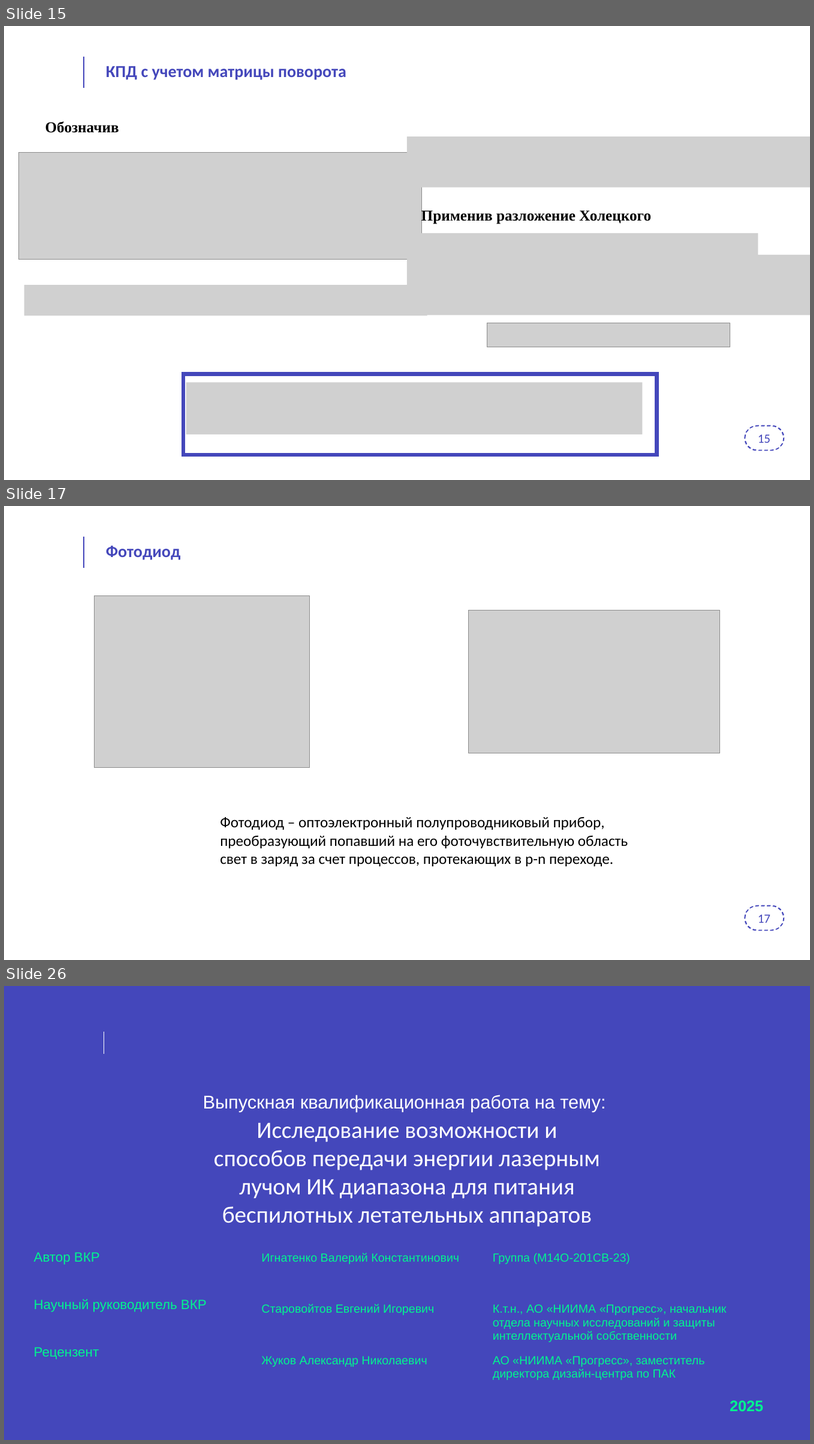
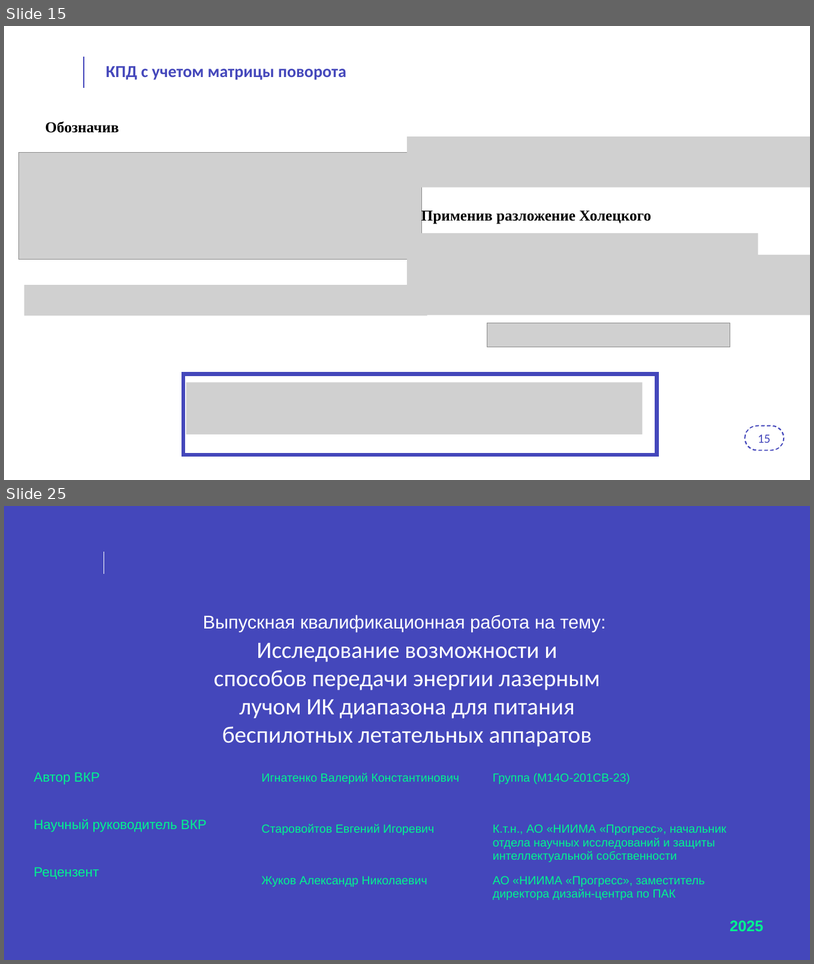
Before and after one commit to PytAZU/Diss, a slide deck: Шаблон_презентации_для_защит_ПИШ.pptx. Shown one above the other, each under a label of ours: slides 15, 17 and 26 before the commit, slides 15 and 25 after it; the slides between them are not shown. The pictures are 814x1444 and 814x964 pixels, drawn with LibreOffice and Linux fonts; fonts in the diff are those of the drawing; grey boxes stand for pictures; background and template pictures are left out. Boxes give left, top, right and bottom in pixels: in the first picture for what was removed or moved away, otherwise in the second. Text is boxed around its words. In the diff, an @@ line names an element or a change of style, - is before the commit and + after.

```diff
--- a/Шаблон_презентации_для_защит_ПИШ.pptx
+++ b/Шаблон_презентации_для_защит_ПИШ.pptx
@@ slide 17 removed at box(4, 506, 810, 960), background #FFFFFF; not listed: 3 template elements that a slide beside it also shows @@
@@ title removed at box(106, 546, 180, 560) @@
-Фотодиод
@@ picture removed at box(94, 595, 309, 768) @@
@@ picture removed at box(469, 610, 721, 752) @@
@@ text removed at box(220, 817, 628, 866) @@
-Фотодиод – оптоэлектронный полупроводниковый прибор, преобразующий попавший на его фоточувствительную область свет в заряд за счет процессов, протекающих в p-n переходе.
@@ text removed at box(758, 914, 771, 922) @@
-17
@@ what was slide 26 is now slide 25 @@
```
Also in this commit, not shown: 9 slides changed, 3 other files.
